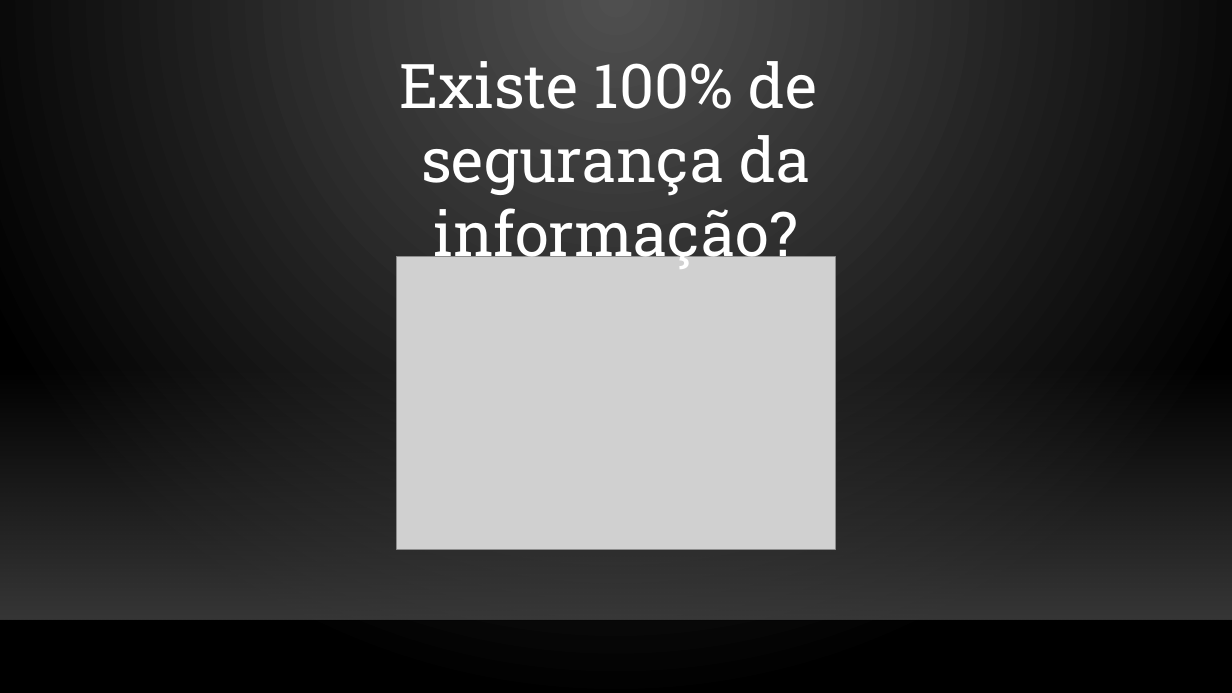
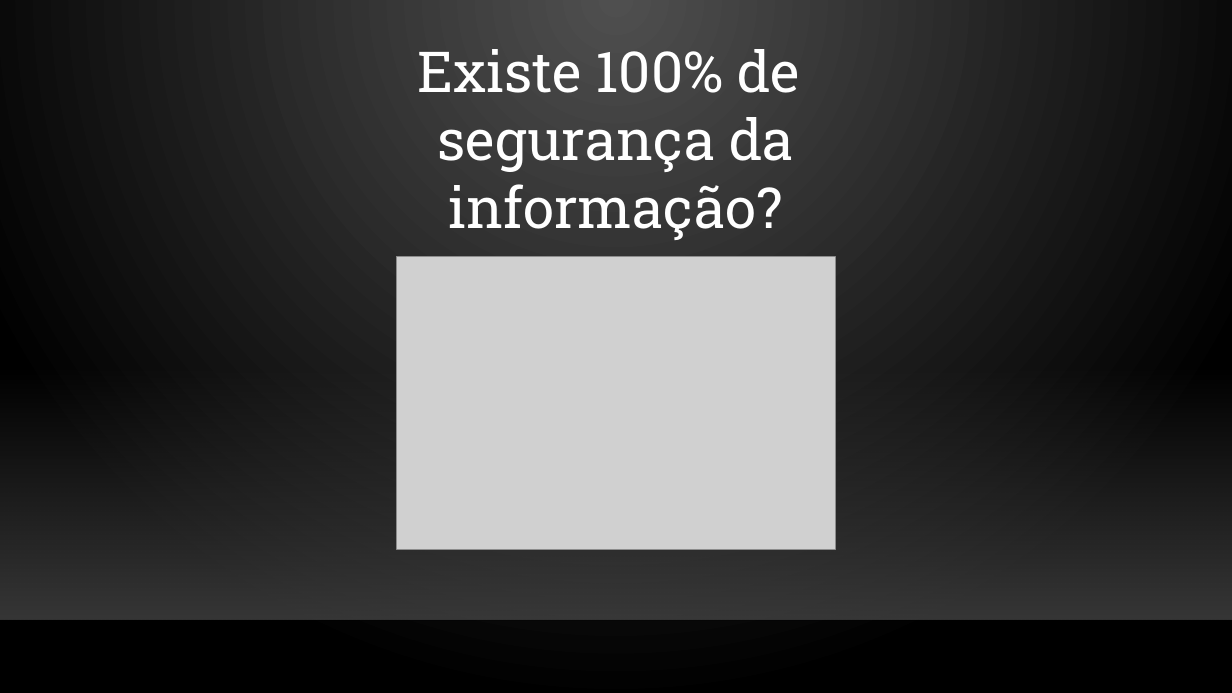
Before and after one commit to inesamil/projeto, a slide deck: slide 4 of Documentos/4. Apresentação Individual/Nuno/Apresentação.pptx. Drawn at 1232x693 pixels with LibreOffice and Linux fonts; fonts in the diff are those of the drawing; grey boxes stand for pictures; background and template pictures are left out. Boxes give left, top, right and bottom in pixels: in the first picture for what was removed or moved away, otherwise in the second. Text is boxed around its words. In the diff, an @@ line names an element or a change of style, - is before the commit and + after.

```diff
--- a/Documentos/4. Apresentação Individual/Nuno/Apresentação.pptx
+++ b/Documentos/4. Apresentação Individual/Nuno/Apresentação.pptx
@@ text "Existe 100% de": place and size @@
-text "Existe 100% de" at (399, 61, 817, 271)
+text "Existe 100% de" at (417, 49, 801, 240)
@@ text "Existe 100% de" at (417, 49, 801, 240): size 48 to 44 pt @@
```
Also in this commit, not shown: 2 other slides changed, 3 other files.
